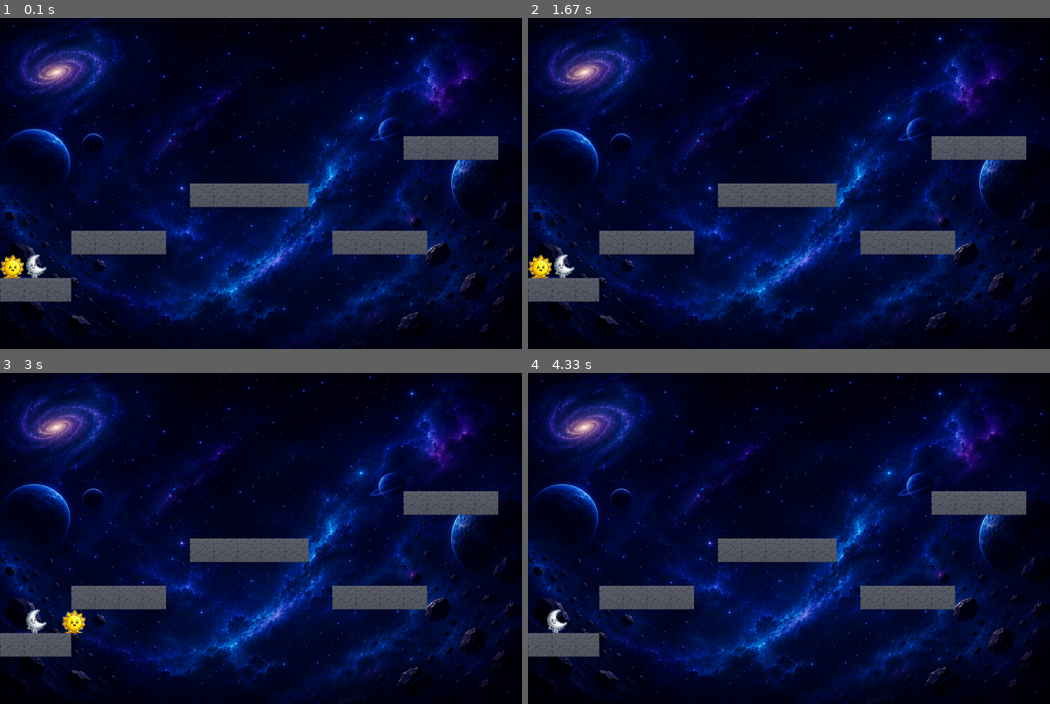
Above: before the commit, frames 1-4 (two rows, left to right).
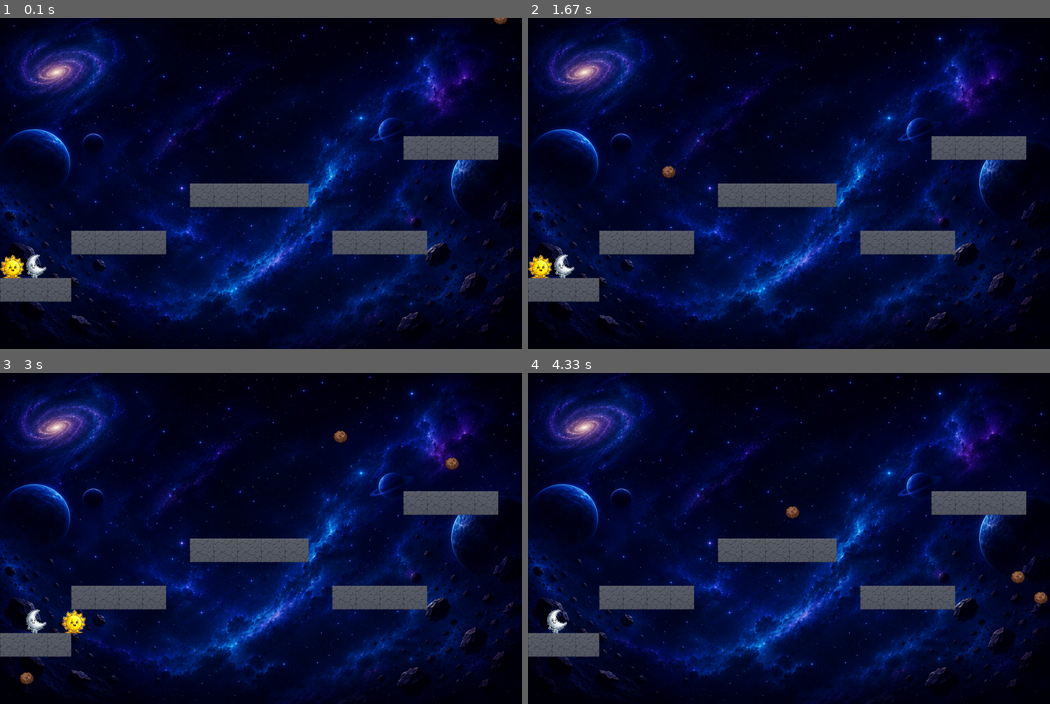
Above: after the commit, the same moments.

Repository: biancarh/PyGame--Bianca-Habr-Adria-Mendes-Marina-Abreu
Game: pygame game, started from Documento mestre.py
Two runs of this game, one before a commit and one after it. Both use one fixed random seed, a clock stepped at 60 frames per second and the inputs below.
Inputs:
- Up to frame 1 (0.1 s): no input
- Up to frame 2 (1.67 s): tap D at 0.33 s; tap A at 0.67 s; hold Left 1-1.53 s
- Up to frame 3 (3 s): hold Up 2.07-2.53 s; hold Right from 2.57 s (still down)
- Up to frame 4 (4.33 s): release Right at 3.2 s; tap A at 3.73 s

The runs differ from the first frame. In frame 1, less than 0.1% of the frame differs, in the area x 94-98%, y 0-2%; in frame 2, less than 0.1%; in frame 3, 0.2%, in the area x 3-88%, y 17-95%; in frame 4, 0.2%.

Commit message:
Meteoros e colisões
Co-authored-by: Copilot <copilot@github.com>

Diff:
--- a/config.py
+++ b/config.py
@@ -15,6 +15,8 @@
 PLAYER_HEIGHT=50
 GRAVITY=5
 TILE_SIZE = 50 # Tamanho de cada tile (cada tile é um quadrado)
+METEOR_WIDTH = 50
+METEOR_HEIGHT = 50
 JUMP_SIZE= TILE_SIZE
 SPEED_X=5
 # Define algumas variáveis com as cores básicas
--- a/fase1_screen.py
+++ b/fase1_screen.py
@@ -1,6 +1,7 @@
 #Importo o que é necessário para a função
 import pygame
 from config import *
+import random
 
 # from assets import load_assets
 
@@ -295,6 +296,80 @@
                 self.speedy -= JUMP_SIZE
                 self.state = JUMPING
 
+    class Meteor(pygame.sprite.Sprite):
+        def __init__(self, assets):
+            # Construtor da classe mãe (Sprite).
+            pygame.sprite.Sprite.__init__(self)
+
+            self.image = assets['meteor_img']
+            self.mask = pygame.mask.from_surface(self.image)
+            self.rect = self.image.get_rect()
+            self.rect.x = random.randint(0, WIDTH-METEOR_WIDTH)
+            self.rect.y = random.randint(-100, -METEOR_HEIGHT)
+            self.speedx = random.randint(-3, 3)
+            self.speedy = random.randint(2, 9)
+
+        def update(self):
+            # Atualizando a posição do meteoro
+            self.rect.x += self.speedx
+            self.rect.y += self.speedy
+            # Se o meteoro passar do final da tela, volta para cima e sorteia
+            # novas posições e velocidades
+            if self.rect.top > HEIGHT or self.rect.right < 0 or self.rect.left > WIDTH:
+                self.rect.x = random.randint(0, WIDTH-METEOR_WIDTH)
+                self.rect.y = random.randint(-100, -METEOR_HEIGHT)
+                self.speedx = random.randint(-3, 3)
+                self.speedy = random.randint(2, 9)
+
+    # Classe que representa uma explosão de meteoro
+    class Explosion(pygame.sprite.Sprite):
+        # Construtor da classe.
+        def __init__(self, center, assets):
+            # Construtor da classe mãe (Sprite).
+            pygame.sprite.Sprite.__init__(self)
+
+            # Armazena a animação de explosão
+            self.explosion_anim = assets['explosion_anim']
+
+            # Inicia o processo de animação colocando a primeira imagem na tela.
+            self.frame = 0  # Armazena o índice atual na animação
+            self.image = self.explosion_anim[self.frame]  # Pega a primeira imagem
+            self.rect = self.image.get_rect()
+            self.rect.center = center  # Posiciona o centro da imagem
+
+            # Guarda o tick da primeira imagem, ou seja, o momento em que a imagem foi mostrada
+            self.last_update = pygame.time.get_ticks()
+
+            # Controle de ticks de animação: troca de imagem a cada self.frame_ticks milissegundos.
+            # Quando pygame.time.get_ticks() - self.last_update > self.frame_ticks a
+            # próxima imagem da animação será mostrada
+            self.frame_ticks = 50
+
+        def update(self):
+            # Verifica o tick atual.
+            now = pygame.time.get_ticks()
+            # Verifica quantos ticks se passaram desde a ultima mudança de frame.
+            elapsed_ticks = now - self.last_update
+
+            # Se já está na hora de mudar de imagem...
+            if elapsed_ticks > self.frame_ticks:
+                # Marca o tick da nova imagem.
+                self.last_update = now
+
+                # Avança um quadro.
+                self.frame += 1
+
+                # Verifica se já chegou no final da animação.
+                if self.frame == len(self.explosion_anim):
+                    # Se sim, tchau explosão!
+                    self.kill()
+                else:
+                    # Se ainda não chegou ao fim da explosão, troca de imagem.
+                    center = self.rect.center
+                    self.image = self.explosion_anim[self.frame]
+                    self.rect = self.image.get_rect()
+                    self.rect.center = center
+
 
     # Carrega todos os assets de uma vez.
     def load_assets(img_dir):
@@ -303,6 +378,16 @@
         assets[MOON_IMG] = pygame.image.load(path.join(img_dir, 'lua.png')).convert_alpha()
         #tenho que fazer do sol, da lua e da plat
         assets[PLATF] = pygame.image.load(path.join(img_dir, 'Bloco.png')).convert()
+        assets['meteor_img'] = pygame.image.load(path.join(img_dir, "meteor_img.png")).convert_alpha()
+        assets['meteor_img'] = pygame.transform.scale(assets['meteor_img'], (METEOR_WIDTH, METEOR_HEIGHT))
+        explosion_anim = []
+        for i in range(9):
+            # Os arquivos de animação são numerados de 00 a 08
+            filename = (path.join(img_dir, 'regularExplosion0{}.png'.format(i)))
+            img = pygame.image.load(filename).convert()
+            img = pygame.transform.scale(img, (32, 32))
+            explosion_anim.append(img)
+        assets["explosion_anim"] = explosion_anim
         return assets
 
 
@@ -315,10 +400,22 @@
 
     # Cria um grupo de todos os sprites.
     all_sprites = pygame.sprite.Group()
+    all_meteors = pygame.sprite.Group()
+    groups = {}
+    groups['all_sprites'] = all_sprites
+    groups['all_meteors'] = all_meteors
+
     # Cria um grupo somente com os sprites de plataforma.
     # Sprites de plataforma são aqueles que permitem que o jogador passe quando
     # estiver pulando, mas pare quando estiver caindo.
     platforms = pygame.sprite.Group()
+
+    # Criando os meteoros
+    for i in range(3):
+        meteor = Meteor(assets)
+        all_sprites.add(meteor)
+        all_meteors.add(meteor)
+
     # Cria um grupo somente com os sprites de bloco.
     # Sprites de block são aqueles que impedem o movimento do jogador, independente
     # de onde ele está vindo
@@ -343,7 +440,15 @@
 
     DONE = 0
     PLAYING = 1
+    EXPLODING_MOON = 2
+    EXPLODING_SUN = 3
+    TRANSITION = 4
     state = PLAYING
+
+    keys_down = {}
+    score = 0
+    lives_moon = 3
+    lives_sun = 3
 
     # ===== Loop principal =====
     while state != DONE:
@@ -391,6 +496,57 @@
         # Atualiza a acao de cada sprite. O grupo chama o método update() de cada Sprite dentre dele.
         all_sprites.update()
 
+        if state == PLAYING:
+            # Verifica se houve colisão entre LUA e meteoro
+            hits = pygame.sprite.spritecollide(player_moon, all_meteors, True, pygame.sprite.collide_mask)
+            if len(hits) > 0:
+                # Toca o som da colisão
+                #assets['boom_sound'].play()
+                player_moon.kill()
+                lives_moon -= 1
+                explosao = Explosion(player_moon.rect.center, assets)
+                all_sprites.add(explosao)
+                state = EXPLODING_MOON
+                keys_down = {}
+                explosion_tick = pygame.time.get_ticks()
+                explosion_duration = explosao.frame_ticks * len(explosao.explosion_anim) + 400
+
+            # Verifica se houve colisão entre SOL e meteoro
+            hits = pygame.sprite.spritecollide(player_sun, all_meteors, True, pygame.sprite.collide_mask)
+            if len(hits) > 0:
+                # Toca o som da colisão
+                #assets['boom_sound'].play()
+                player_sun.kill()
+                lives_sun -= 1
+                explosao = Explosion(player_sun.rect.center, assets)
+                all_sprites.add(explosao)
+                state = EXPLODING_SUN
+                keys_down = {}
+                explosion_tick = pygame.time.get_ticks()
+                explosion_duration = explosao.frame_ticks * len(explosao.explosion_anim) + 400
+
+        elif state == EXPLODING_MOON:
+            now = pygame.time.get_ticks()
+            if now - explosion_tick > explosion_duration:
+                if lives_moon == 0:
+                    state = TRANSITION
+                    #exibir imagem que sol ganhou
+                else:
+                    state = PLAYING
+                    player_moon = Moon(assets[MOON_IMG], 11, 1, platforms) #Lua
+                    all_sprites.add(player_moon)
+        elif state == EXPLODING_SUN:
+            now = pygame.time.get_ticks()
+            if now - explosion_tick > explosion_duration:
+                if lives_sun == 0:
+                    state = TRANSITION
+                    #exibir imagem que lua ganhou
+                else:
+                    state = PLAYING
+                    player_sun = Sun(assets[SUN_IMG], 11, 0, platforms) #Sol
+                    all_sprites.add(player_sun)
+
+
         # A cada loop, redesenha o fundo e os sprites
         window.blit(background, (0, 0))
         all_sprites.draw(window)
Binary file added: img/meteor_img.png
Binary file added: img/porta.png
Binary file added: img/regularExplosion00.png
Binary file added: img/regularExplosion01.png
Binary file added: img/regularExplosion02.png
Binary file added: img/regularExplosion03.png
Binary file added: img/regularExplosion04.png
Binary file added: img/regularExplosion05.png
Binary file added: img/regularExplosion06.png
Binary file added: img/regularExplosion07.png
Binary file added: img/regularExplosion08.png
Not shown, added: .DS_Store
